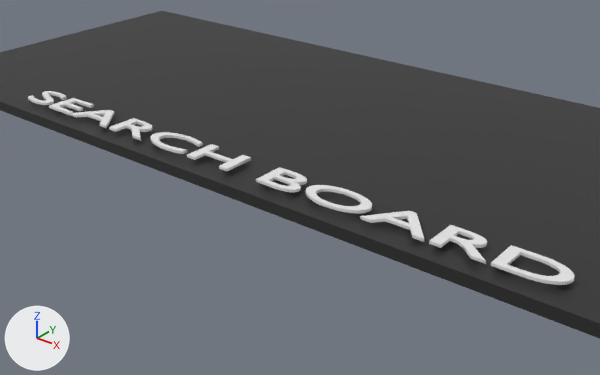
Renders of the glTF model public/models/searchbar/searchboard.glb from each side of a commit.
Before and after are seen from a 50 mm lens placed at (3.65, -7.37, 5.54), pointed at (-1.7, -0.68, 1.39). Lighting does not change. The marker at lower left points along +X, +Y and +Z. Where no turn or scale is listed for an object, it has been applied to the vertices.

In view in the first picture: 'Cube.004', 'Text.001'.
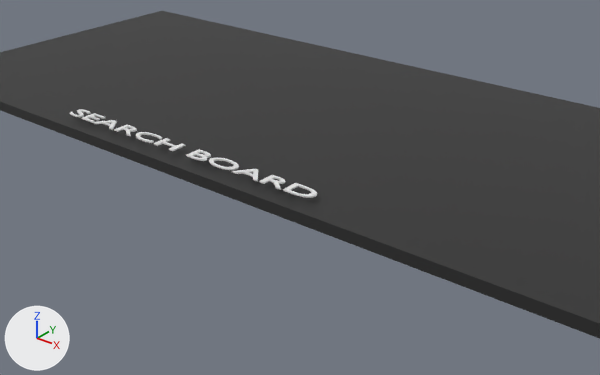
Changed parts and their boxes [x1, y1, x2, y2] in the pictures (600 x 375 px):
'Text.001', moved, rescaled (55% narrower, 54% shorter)
    before: [28, 91, 575, 285]
    after: [70, 109, 317, 198]

Edits to the bpy script that builds the scene:
```text
Change ob_text_001:
    ob_text_001.location: (-6.196, -1.193, 1.607) -> (-5.234, -1.193, 1.607)
    ob_text_001.scale: (1.07, 0.583, 0.838) -> (0.557, 0.304, 0.436)
```
